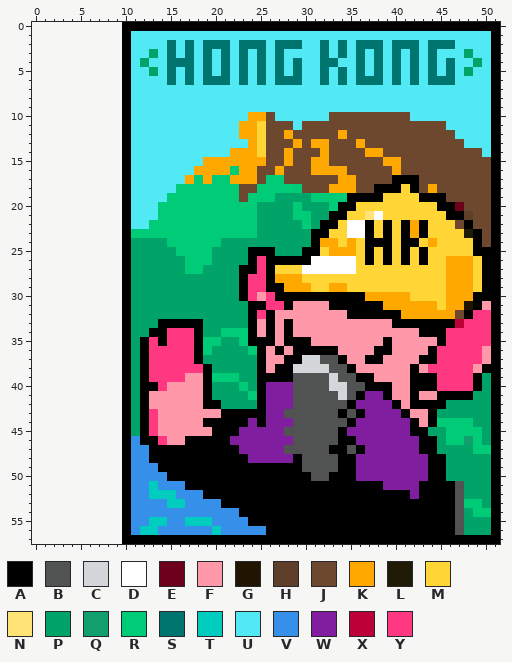
One commit to this pixel-art sprite: rplace/template2.png. Above: the version before the commit.
The file is 42x58 pixels. Colours within 5 levels of each other are drawn and written as one. The old version is drawn lined up with the new one, on the new canvas.
Palette (. is transparent): A #000000  B #515252  C #d4d7d9  D #ffffff  E #6d001a  F #ff99aa  G #201500  H #5f3f29  J #6d482f  K #ffa800  L #201b07  M #ffd635  N #ffe376  P #00a368  Q #11a06d  R #00cc77  S #00756f  T #00ccc0  U #51e9f4  V #3690ea  W #811e9f  X #be0039  Y #ff3881
Pixels before (only the part around the change), first column x 0:
 0 ..........AAAAAAAAAAAAAA
 1 ..........AUUUUUUUUUUUUU
 2 ..........AUUUUSUSUSSSUS
 3 ..........AUUPUSUSUSUSUS
 4 ..........AUPUUSSSUSUSUS
 5 ..........AUUPUSUSUSUSUS
 6 ..........AUUUUSUSUSSSUS
 7 ..........AUUUUUUUUUUUUU
 8 ..........AUUUUUUUUUUUUU
 9 ..........AUUUUUUUUUUUUU
10 ..........AUUUUUUUUUUUUU
11 ..........AUUUUUUUUUUUUK
12 ..........AUUUUUUUUUUUUK
13 ..........AUUUUUUUUUUUUU
14 ..........AUUUUUUUUUUUKK
15 ..........AUUUUUUUUKKKKK
16 ..........AUUUUUUUKKKKRK
17 ..........AUUUUUUKRKRRKK
18 ..........AUUUUURRRRRRRJ
19 ..........AUUUURRRRRRRRJ
20 ..........AUUURRRRRRRRRR
After:
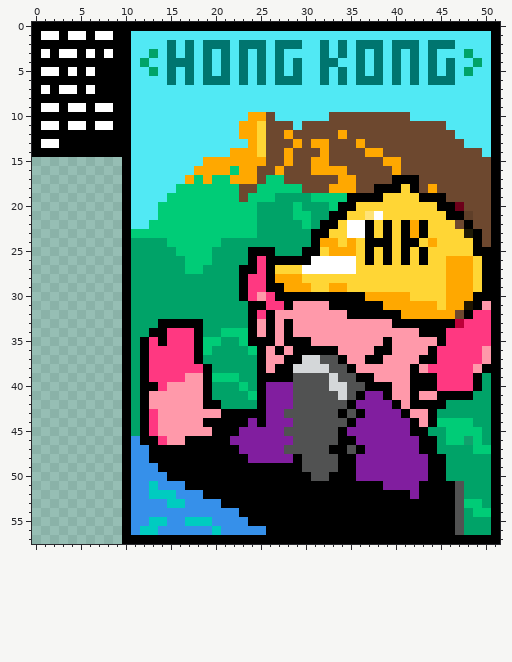
Message: Temporary update of template to help with allied efforts
Changes in this commit:
{"change": "canvas 42x58 -> 52x58, the old top-left corner now at 10,0"}
{"y":0,"x":0,"old":"..........","new":"AAAAAAAAAA"}
{"y":1,"x":0,"old":"..........","new":"ADDADDADDA"}
{"y":2,"x":0,"old":"..........","new":"AAAAAAAAAA"}
{"y":3,"x":0,"old":"..........","new":"ADADDADADA"}
{"y":4,"x":0,"old":"..........","new":"AAAAAAAAAA"}
{"y":5,"x":0,"old":"..........","new":"ADDADADAAA"}
{"y":6,"x":0,"old":"..........","new":"AAAAAAAAAA"}
{"y":7,"x":0,"old":"..........","new":"ADADDADAAA"}
{"y":8,"x":0,"old":"..........","new":"AAAAAAAAAA"}
{"y":9,"x":0,"old":"..........","new":"ADDADDADDA"}
{"y":10,"x":0,"old":"..........","new":"AAAAAAAAAA"}
{"y":11,"x":0,"old":"..........","new":"ADDADDADDA"}
{"y":12,"x":0,"old":"..........","new":"AAAAAAAAAA"}
{"y":13,"x":0,"old":"..........","new":"ADDAAAAAAA"}
{"y":14,"x":0,"old":"..........","new":"AAAAAAAAAA"}
{"label":"added","picture_box":[32,22,122,157]}
